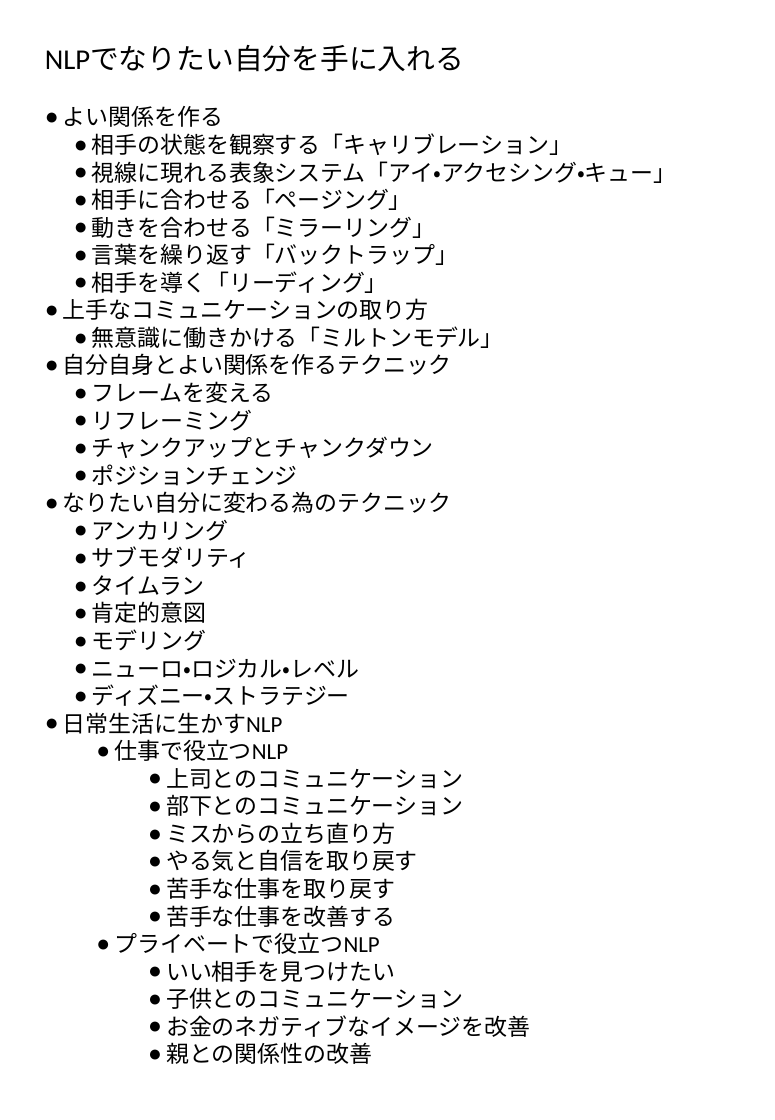
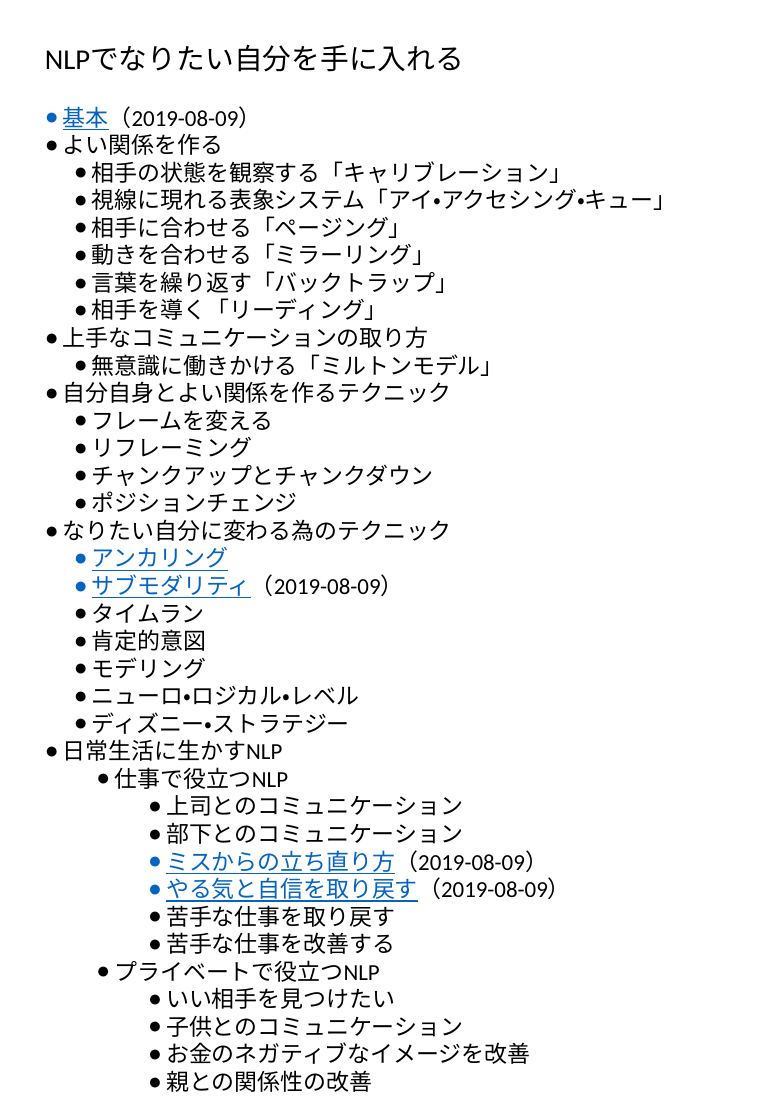
Before and after one commit to ShiccaRorl/waku_waku_homepage, a slide deck: slide 1 of エレメント/NLP/実践NLP.pptx. Drawn at 775x1120 pixels with LibreOffice and Linux fonts; fonts in the diff are those of the drawing. Boxes give left, top, right and bottom in pixels: in the first picture for what was removed or moved away, otherwise in the second. Text is boxed around its words. In the diff, an @@ line names an element or a change of style, - is before the commit and + after.

Commit message:
2019-08-09

```diff
--- a/エレメント/NLP/実践NLP.pptx
+++ b/エレメント/NLP/実践NLP.pptx
@@ text at bbox=[63, 106, 262, 130]: paragraph added @@
+● 基本（2019-08-09）
@@ text at bbox=[92, 547, 228, 571]: text colour #000000 to #0563C1, underline on in "アンカリング" @@
@@ text at bbox=[92, 574, 404, 598]: text changed @@
-  ● サブモダリティ
+  ● サブモダリティ（2019-08-09）
@@ text at bbox=[166, 850, 571, 902]: text changed @@
-    ● ミスからの立ち直り方
-    ● やる気と自信を取り戻す
+    ● ミスからの立ち直り方（2019-08-09）
+    ● やる気と自信を取り戻す（2019-08-09）
```
Also in this commit, not shown: 5 slides added, 1 slide removed.
